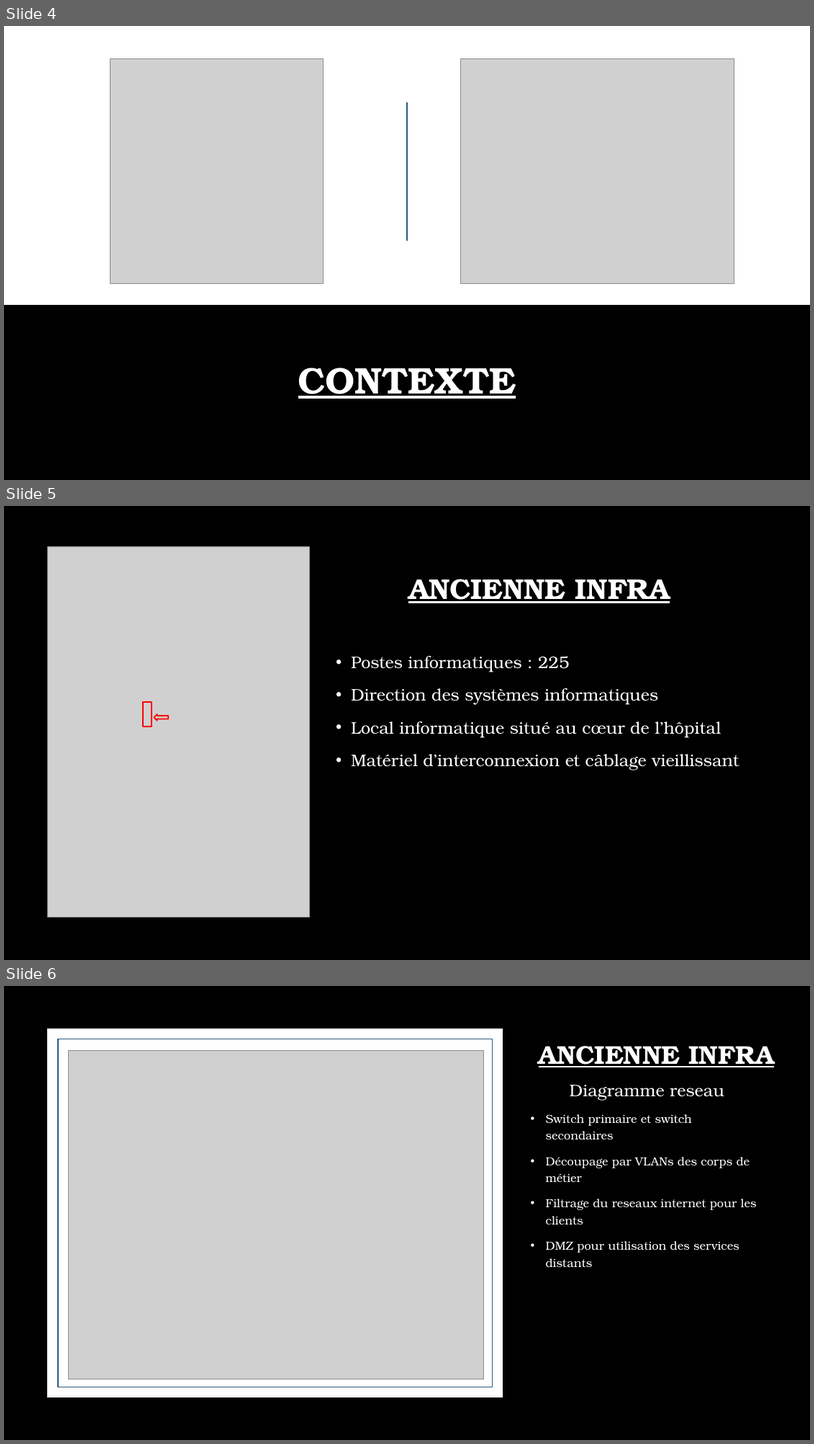
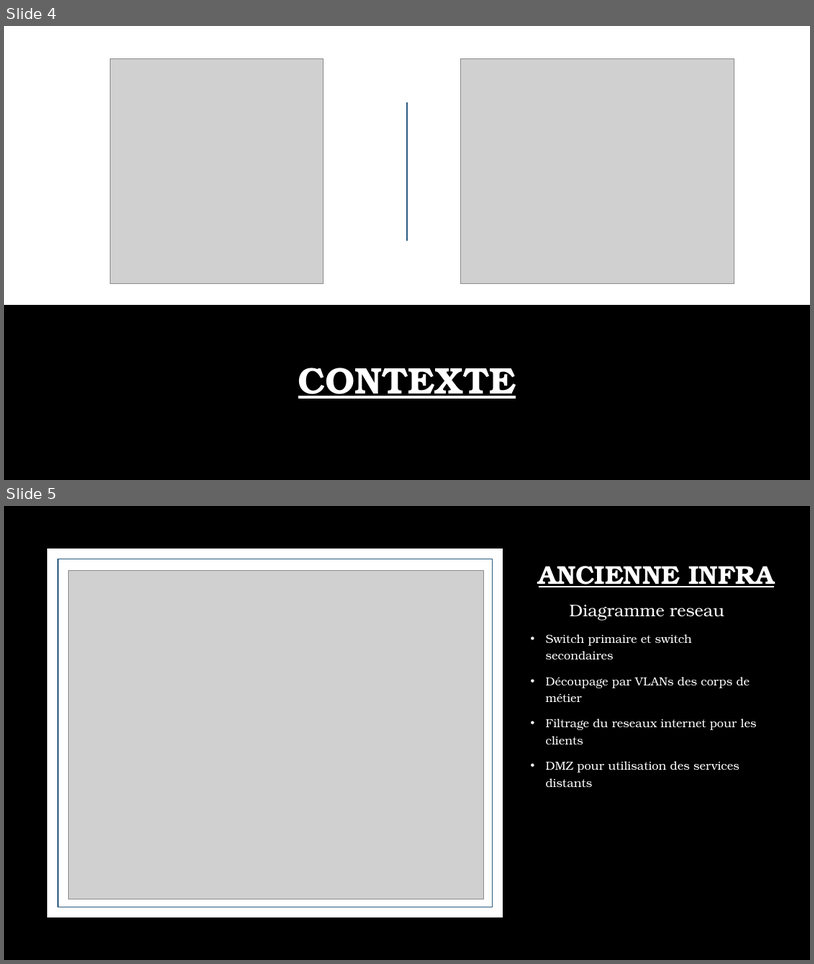
Before and after one commit to TheSunnyBoy93/3rdyear-ELSAJI-PA, a slide deck: Etapes/ESGI PA FINALE GroupeMyGes9.pptx. Shown one above the other, each under a label of ours: slides 4, 5 and 6 before the commit, slides 4 and 5 after it. The pictures are 814x1444 and 814x964 pixels, drawn with LibreOffice and Linux fonts; fonts in the diff are those of the drawing; grey boxes stand for pictures; background and template pictures are left out. Boxes give left, top, right and bottom in pixels: in the first picture for what was removed or moved away, otherwise in the second. Text is boxed around its words. In the diff, an @@ line names an element or a change of style, - is before the commit and + after.

```diff
--- a/Etapes/ESGI PA FINALE GroupeMyGes9.pptx
+++ b/Etapes/ESGI PA FINALE GroupeMyGes9.pptx
@@ slide 5 removed at (4, 506, 810, 960), background picture (left out) @@
@@ picture removed at (47, 546, 309, 917) @@
@@ rectangle removed at (54, 554, 301, 911) @@
@@ title removed at (409, 579, 671, 603) @@
-ANCIENNE INFRA
@@ text removed at (351, 656, 740, 770) @@
-• Postes informatiques : 225
-• Direction des systèmes informatiques
-• Local informatique situé au cœur de l’hôpital
-• Matériel d’interconnexion et câblage vieillissant
@@ rectangle removed at (143, 702, 152, 727) @@
@@ left arrow removed at (154, 714, 169, 720) @@
@@ what was slide 6 is now slide 5 @@
```
Also in this commit, not shown: 2 slides changed, 1 slide added, 3 other slides removed, 3 other files.
